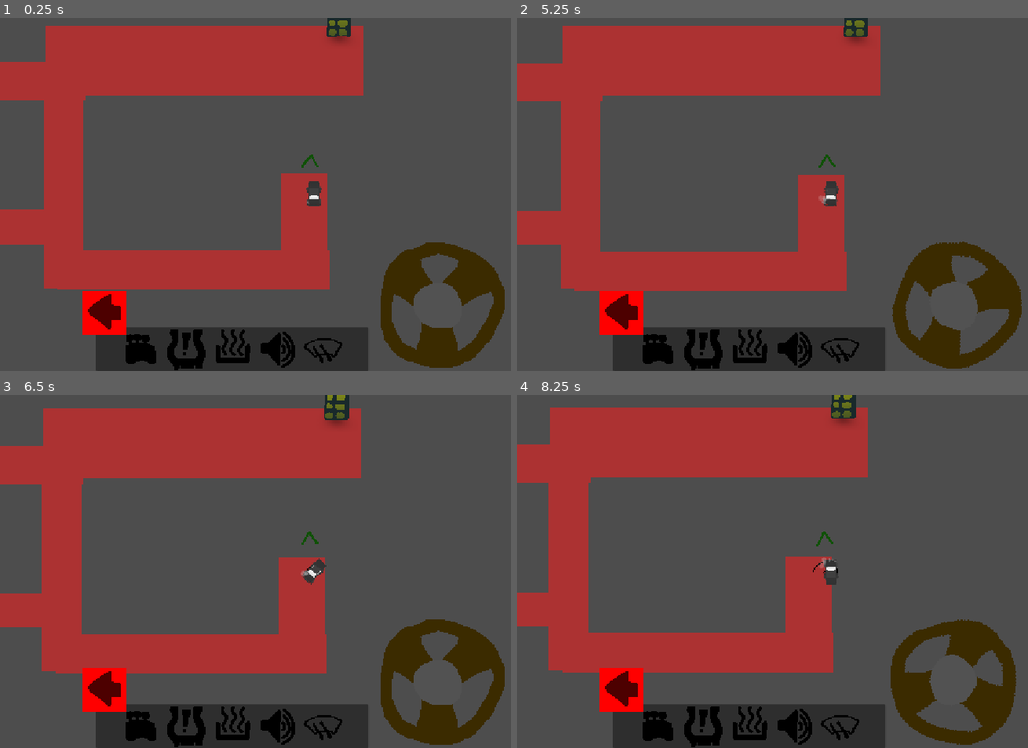
Above: before the commit, frames 1-4 (two rows, left to right).
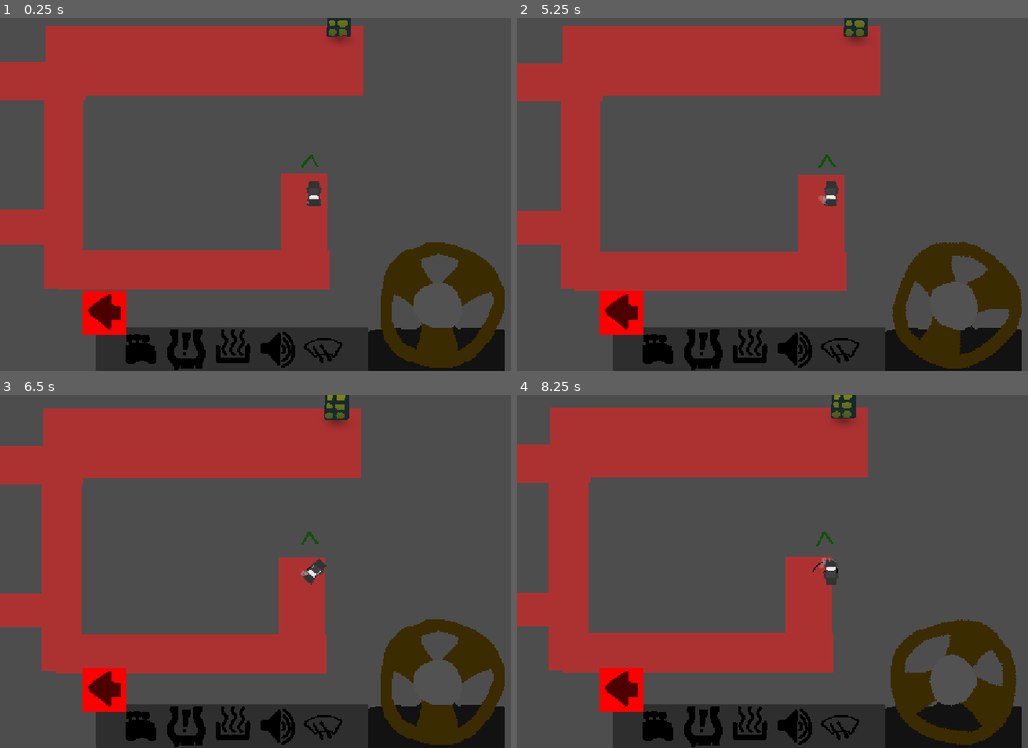
Above: after the commit, the same moments.

Repository: DBorgKiwami/game-jam-2
Game: Godot game, scene res://levels/testlevel.tscn
The game is run twice, just before and just after one commit, with the same random seed, the same clock (stepped at 60 frames per second) and the same inputs. The engine's default icon, where the game draws it, is replaced by a stand-in: a white triangle on a blue panel in a dark square.
Inputs (mouse positions are in pixels of both pictures, inside the frame that each line leads up to):
- Up to frame 1 (0.25 s): no input
- Up to frame 2 (5.25 s): click (660, 349) at 0.5 s; click (700, 349) at 1.25 s; click (746, 349) at 2 s; click (792, 349) at 2.75 s; click (838, 349) at 3.5 s; click (619, 310) at 4.25 s; tap Enter at 5 s; move the mouse to (966, 176) at 5.02 s; hold Right (turn_right) from 5.03 s (still down); hold Up (gas_pedal) from 5.03 s (still down)
- Up to frame 3 (6.5 s): move the mouse to (189, 589) at 5.77 s; release Right (turn_right) at 5.78 s; release Up (gas_pedal) at 5.78 s; hold Space (brakes) from 5.78 s (still down); click (189, 589) at 5.85 s
- Up to frame 4 (8.25 s): move the mouse to (895, 493) at 6.52 s; release Space (brakes) at 6.53 s; hold Up (gas_pedal) 6.53-7.28 s; hold Right (turn_right) 6.53-8.03 s; move the mouse to (798, 642) at 7.27 s; click (798, 642) at 7.35 s; move the mouse to (1017, 624) at 8.02 s; hold Left (turn_left) from 8.03 s (still down); hold Up (gas_pedal) from 8.03 s (still down)

The runs differ from the first frame. In frame 1, 1.7% of the frame differs, in the area x 72-99%, y 87-100%; in frame 2, 1.8%; in frame 3, 1.7%; in frame 4, 2.0%, in the area x 72-99%, y 86-100%.

Commit message:
Re-added steering column

Diff:
--- a/ui/toolbar.tscn
+++ b/ui/toolbar.tscn
@@ -10,6 +10,7 @@
 [ext_resource type="Texture2D" uid="uid://biaoop45bdjv0" path="res://images/steeringwheel.png" id="5_m6d4s"]
 [ext_resource type="PackedScene" uid="uid://c5xku7oeeh1x8" path="res://minigames/heater.tscn" id="6_4dapg"]
 [ext_resource type="Texture2D" uid="uid://drmstguay62n2" path="res://images/heatericonwhite.png" id="6_4vual"]
+[ext_resource type="Texture2D" uid="uid://dg40u5axy633f" path="res://images/steering column.png" id="6_i38vh"]
 [ext_resource type="Texture2D" uid="uid://btbra207x4ife" path="res://images/tool-btns/windshield.png" id="7_4vual"]
 [ext_resource type="Texture2D" uid="uid://ddfm85jcal6dx" path="res://images/radioiconwhite.png" id="7_agk5f"]
 [ext_resource type="PackedScene" uid="uid://dws7xuqu0hx5" path="res://minigames/engines.tscn" id="8_vh3at"]
@@ -17,6 +18,17 @@
 
 [node name="Toolbar" type="CanvasLayer" unique_id=1357045452]
 script = ExtResource("1_ata6n")
+
+[node name="SteeringColumn" type="TextureRect" parent="." unique_id=2075460393]
+custom_minimum_size = Vector2(250, 250)
+offset_left = 676.0
+offset_top = 398.0
+offset_right = 926.0
+offset_bottom = 648.0
+offset_transform_enabled = true
+texture = ExtResource("6_i38vh")
+expand_mode = 1
+stretch_mode = 4
 
 [node name="ToolbarAndWheel" type="HBoxContainer" parent="." unique_id=394098995]
 custom_minimum_size = Vector2(800, 0)
